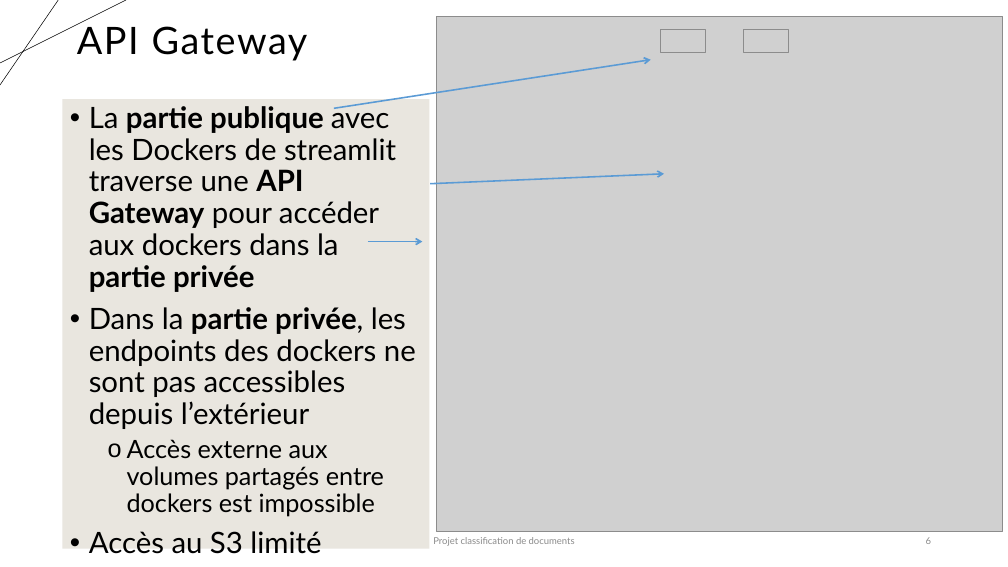
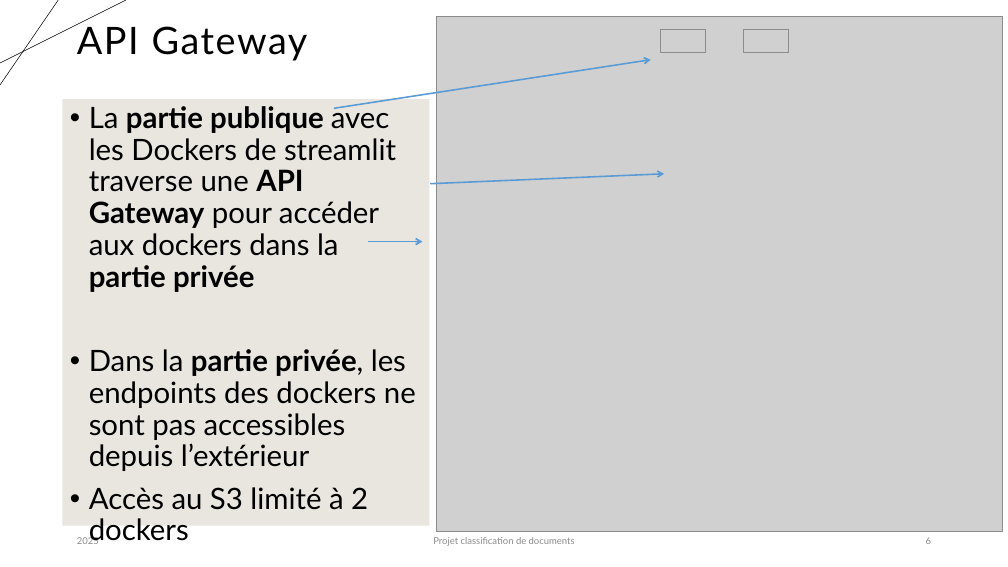
Before and after one commit to karned-formation/SEP24-MLOPS-SAKE, a slide deck: slide 6 of report/Projet_classification_MLOps_Partie4_Killian.pptx. Drawn at 1008x567 pixels with LibreOffice and Linux fonts; fonts in the diff are those of the drawing; grey boxes stand for pictures. Boxes give left, top, right and bottom in pixels: in the first picture for what was removed or moved away, otherwise in the second. Text is boxed around its words. In the diff, an @@ line names an element or a change of style, - is before the commit and + after.

```diff
--- a/report/Projet_classification_MLOps_Partie4_Killian.pptx
+++ b/report/Projet_classification_MLOps_Partie4_Killian.pptx
@@ text "La partie publique avec les ...": place and size @@
-text "La partie publique avec les ..." at [62,99,430,549]
+text "La partie publique avec les ..." at [62,99,430,526]
@@ text at [89,487,368,544]: text changed; size 24 to 28 pt @@
-  o Accès externe aux volumes partagés entre dockers est impossible
-• Accès au S3 limité
+• Accès au S3 limité à 2 dockers
```
Also in this commit, not shown: 4 other slides changed, 2 other files.
